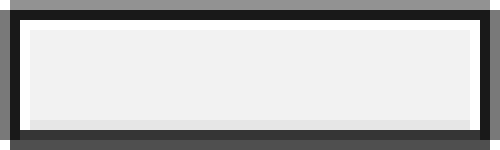
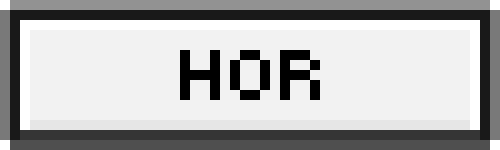
Revision of a layered (500, 150) image; what changed, layer by layer:
added group "Group 1" with 2 layers above "Layer 2" over bbox(180, 50, 320, 100)
added layer "hor" in group "Group 1" over bbox(180, 50, 320, 100)
moved "Layer 3" into group "Group 1" over bbox(180, 50, 320, 100)
